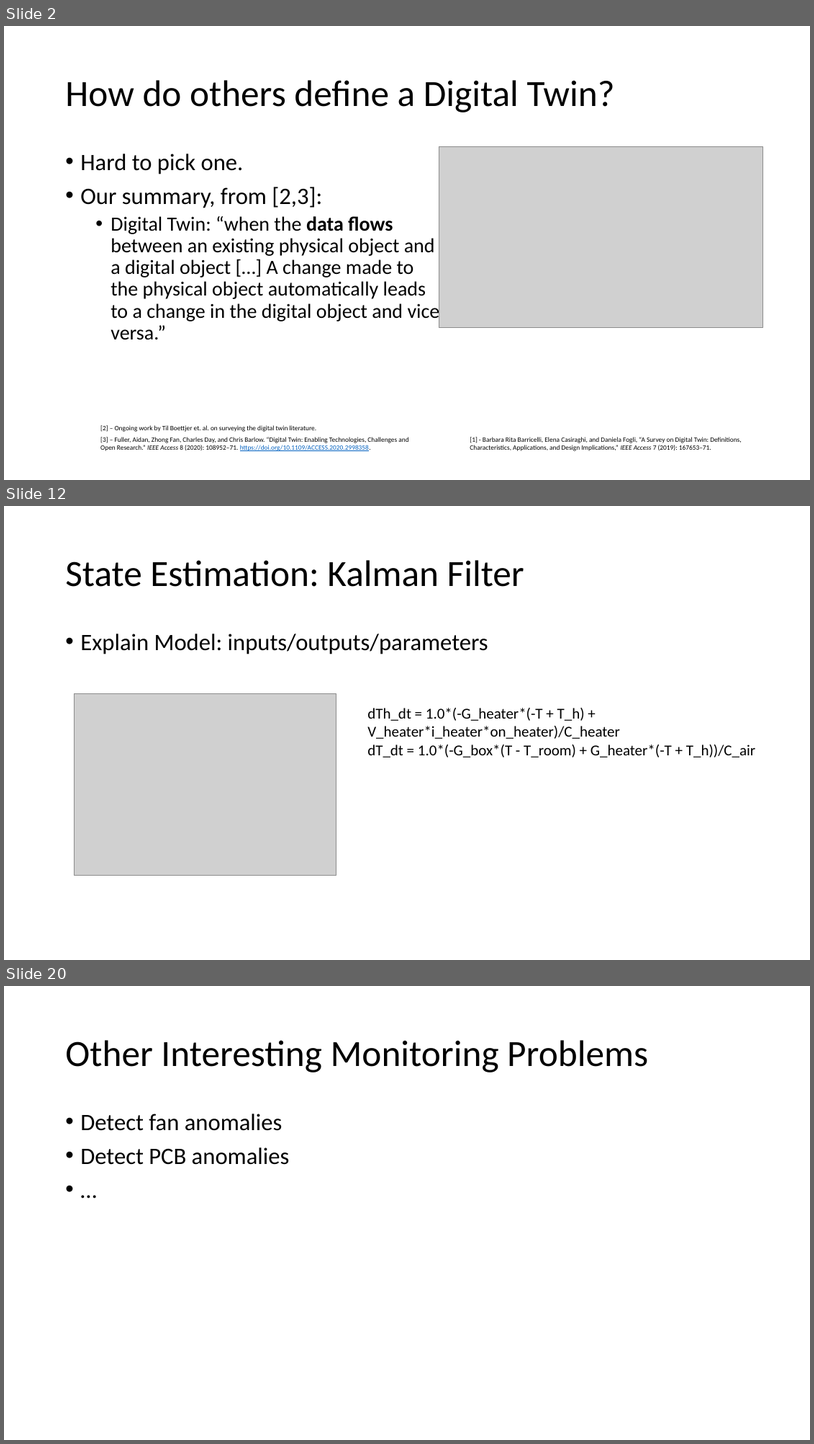
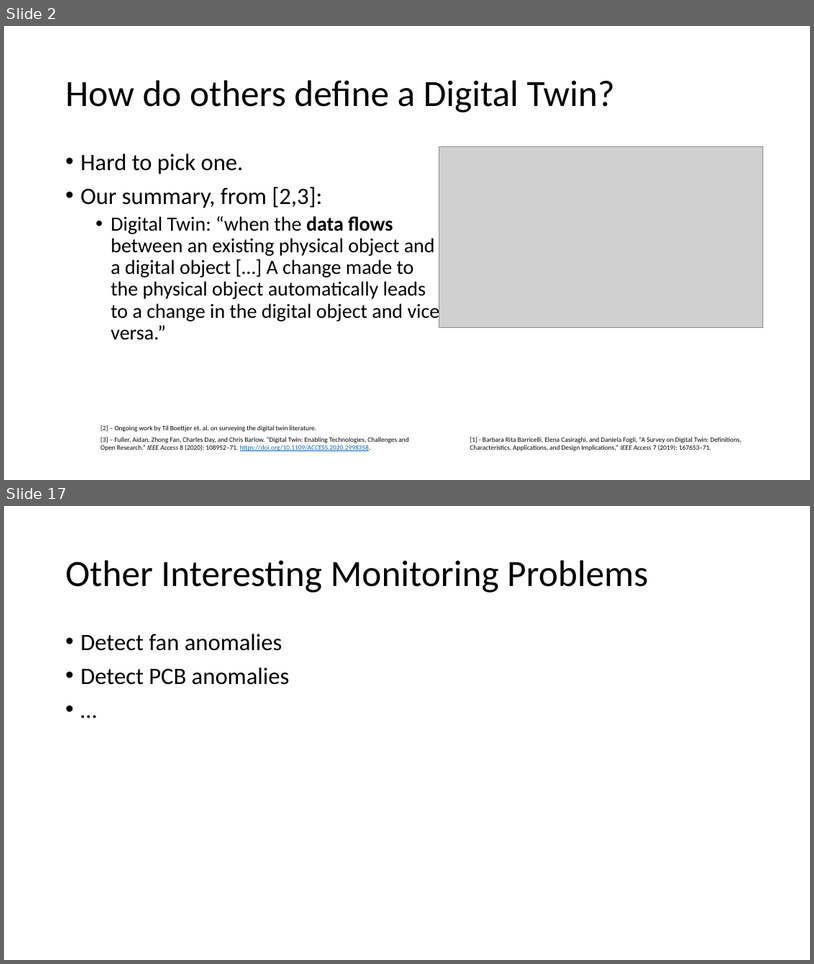
Before and after one commit to INTO-CPS-Association/example_digital-twin_incubator, a slide deck: notes/presentations/DigitLunch_17_December.pptx. Shown one above the other, each under a label of ours: slides 2, 12 and 20 before the commit, slides 2 and 17 after it; the slides between them are not shown. The pictures are 814x1444 and 814x964 pixels, drawn with LibreOffice and Linux fonts; fonts in the diff are those of the drawing; grey boxes stand for pictures. Boxes give left, top, right and bottom in pixels: in the first picture for what was removed or moved away, otherwise in the second. Text is boxed around its words. In the diff, an @@ line names an element or a change of style, - is before the commit and + after.

```diff
--- a/notes/presentations/DigitLunch_17_December.pptx
+++ b/notes/presentations/DigitLunch_17_December.pptx
@@ slide 12 removed at bbox=[4, 506, 810, 960], background #FFFFFF @@
@@ title removed at bbox=[65, 560, 525, 587] @@
-State Estimation: Kalman Filter
@@ text removed at bbox=[80, 633, 489, 654] @@
-• Explain Model: inputs/outputs/parameters
@@ picture removed at bbox=[74, 693, 336, 875] @@
@@ text removed at bbox=[368, 708, 756, 757] @@
-dTh_dt = 1.0*(-G_heater*(-T + T_h) + V_heater*i_heater*on_heater)/C_heater
-dT_dt = 1.0*(-G_box*(T - T_room) + G_heater*(-T + T_h))/C_air
@@ what was slide 20 is now slide 17 @@
```
Also in this commit, not shown: 5 slides changed, 9 slides added, 11 other slides removed, 9 other files.
